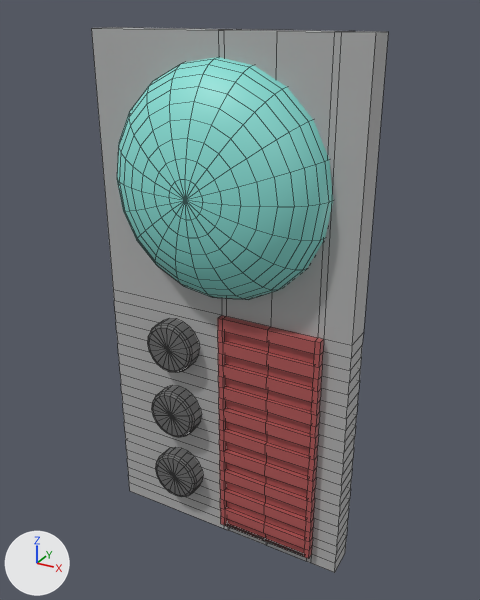
Before and after pictures for a commit that changed the FBX model Client/BiReJe JoCo/Assets/Art/Meshes/U1_Assets/Room_Diving_Bell/divingBell_doorbutton_01.fbx.
Both versions are drawn from a 50 mm lens placed at (0.00508, -0.00913, 0.00473), pointed at (0.00028, -0.0004, 0.00037). The lights are fixed; the arrows at lower left show +X, +Y and +Z. Mesh edges are drawn as thin lines. Where no turn or scale is listed for an object, it has been applied to the vertices.

Objects in the first picture: 'divingBell_doorbutton_01'.
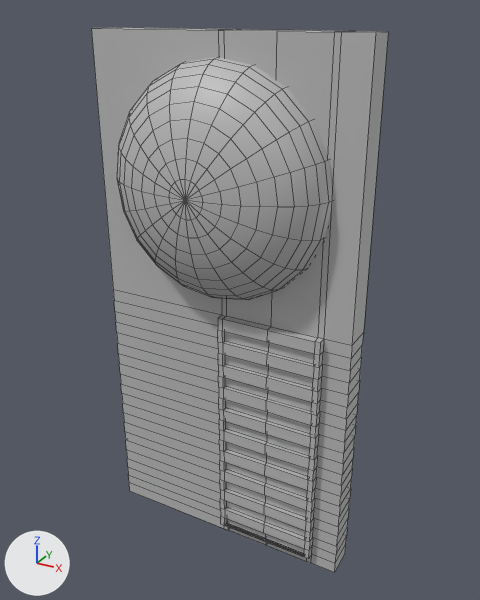
The newer file is also turned or shifted as a whole; pictures and numbers use the older file's frame.

Edits to the bpy script that builds the scene:
```text
Add mat_lambert68:
    mat_lambert68 = principled_material('lambert68')
    mat_lambert68.base_color = (0.5, 0.5, 0.5)  # grey #bcbcbc
Add mat_lambert67:
    mat_lambert67 = principled_material('lambert67')
    mat_lambert67.base_color = (0.5, 0.5, 0.5)  # grey #bcbcbc
Add mat_lambert7:
    mat_lambert7 = principled_material('lambert7')
    mat_lambert7.base_color = (0.5, 0.5, 0.5)  # grey #bcbcbc
Change me_mesh:
    used by ob_divingbell_doorbutton_01; location = (0.0, 0.0, 0.0)
    remove me_mesh.from_pydata(...)  # 877 vertices, 928 faces; spans x -0.00226..0.00226, y -0.00149..0.0, z -0.00445..0.00445
    remove me_mesh.materials.append(mat_lambert20)  # dark grey #6a6a6a
    add me_mesh.from_pydata(...)  # 631 vertices, 628 faces; spans x -0.00226..0.00226, y -0.00149..0.0, z -0.00445..0.00445
    me_mesh part 1: the loose piece of 82 vertices spanning x -0.00139..-0.00046, y -0.0008..-0.0005, z -0.00384..-0.00291 is deleted
    me_mesh part 2: the loose piece of 82 vertices spanning x -0.00139..-0.00046, y -0.0008..-0.0005, z -0.00248..-0.00155 is deleted
    me_mesh part 3: the loose piece of 82 vertices spanning x -0.00139..-0.00046, y -0.0008..-0.0005, z -0.00113..-0.0002 is deleted
    me_mesh part 4: 186 faces spanning x 0.0..0.00181, y -0.00065..-0.00052, z -0.00423..0.00008 switch from mat_lambert22 (brown #b15757) to mat_lambert68 (grey #bcbcbc)
    me_mesh part 5: 2 faces spanning x 0.00009..0.00172, y -0.00065..-0.00058, z -0.00423 switch from mat_lambert1 (grey #b1b1b1) to mat_lambert68 (grey #bcbcbc)
    me_mesh part 6: 240 faces spanning x -0.00226..0.00226, y -0.00052..0.0, z -0.00445..0.00445 switch from mat_lambert1 (grey #b1b1b1) to mat_lambert7 (grey #bcbcbc)
    me_mesh part 7: 200 faces spanning x -0.00185..0.00184, y -0.00149..-0.00049, z 0.00042..0.0041 switch from mat_lambert21 (cyan #8ae2d9) to mat_lambert67 (grey #bcbcbc)
```

Location of each change, [x1, y1, x2, y2] in pixels of the pictures (480 x 600 px):
part 1 of me_mesh, deleted: before [155, 448, 203, 497]
part 2 of me_mesh, deleted: before [152, 386, 201, 437]
part 3 of me_mesh, deleted: before [147, 319, 199, 372]
part 4 of me_mesh, recoloured (brown to grey): [218, 315, 324, 559] in both
part 5 of me_mesh, recoloured: [225, 523, 304, 557] in both
part 6 of me_mesh, recoloured: [114, 30, 341, 561] in both
part 7 of me_mesh, recoloured (cyan to grey): [117, 57, 333, 300] in both
